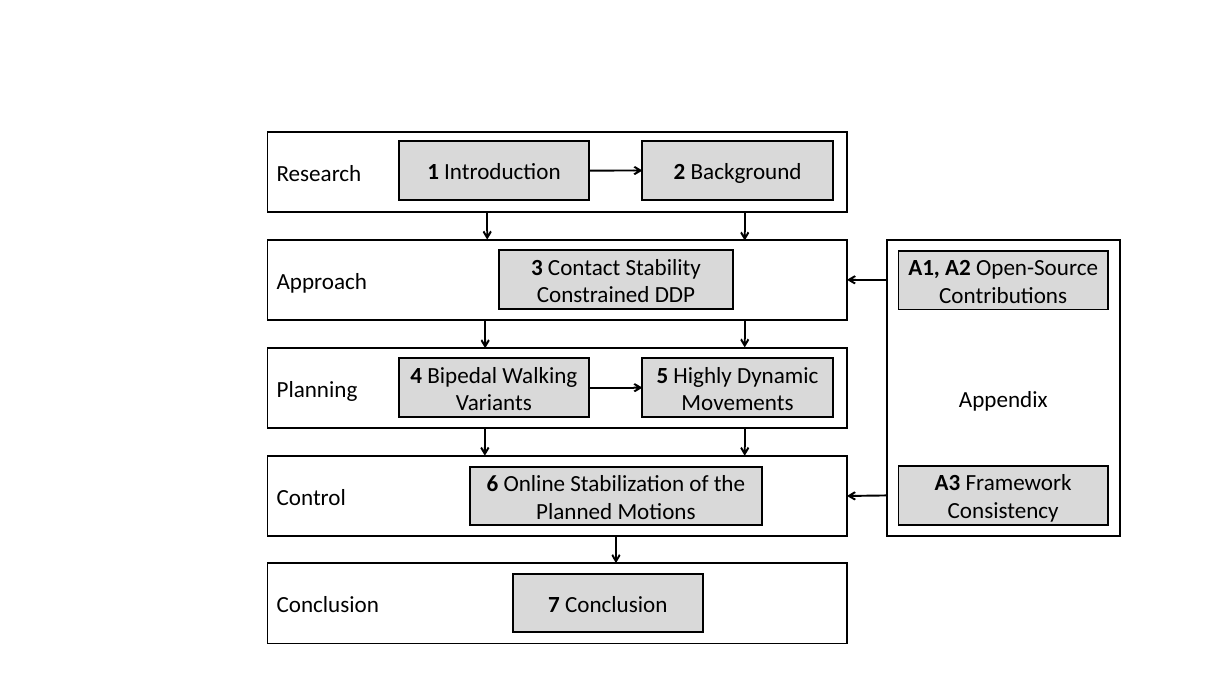
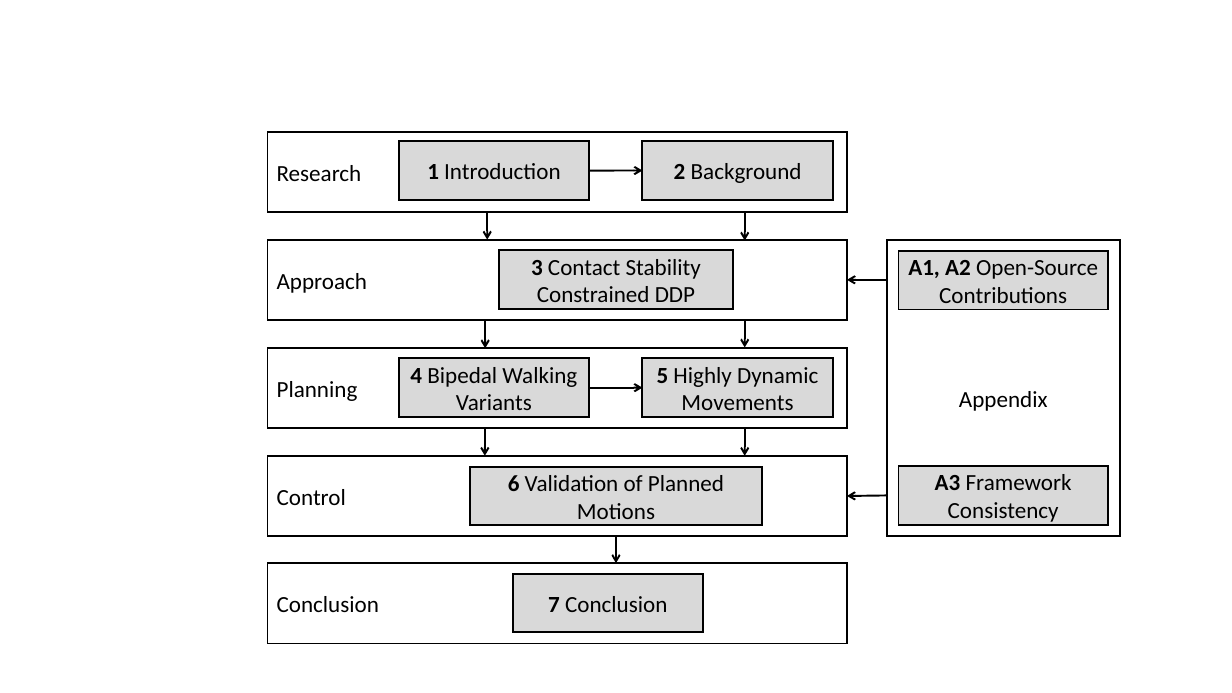
Before and after one commit to julesser/ma-thesis, a slide deck: slide 8 of img/pptGraphs.pptx. Drawn at 1232x693 pixels with LibreOffice and Linux fonts; fonts in the diff are those of the drawing. Boxes give left, top, right and bottom in pixels: in the first picture for what was removed or moved away, otherwise in the second. Text is boxed around its words. In the diff, an @@ line names an element or a change of style, - is before the commit and + after.

```diff
--- a/img/pptGraphs.pptx
+++ b/img/pptGraphs.pptx
@@ text in rectangle at bbox=[508, 475, 724, 525]: text changed @@
-6 Online Stabilization of the Planned Motions
+6 Validation of Planned Motions
```
Also in this commit, not shown: 1 slide added, 51 other files.
